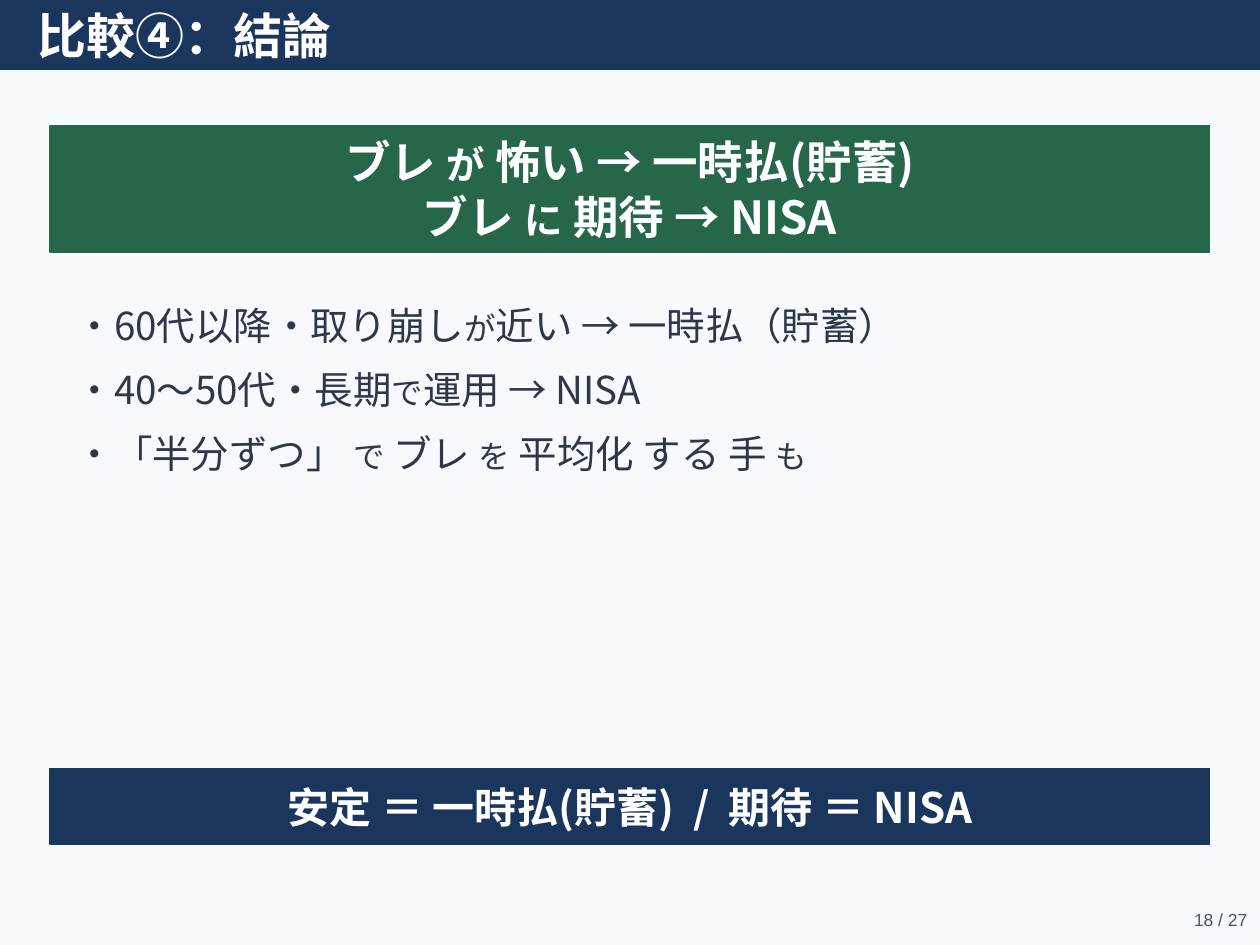
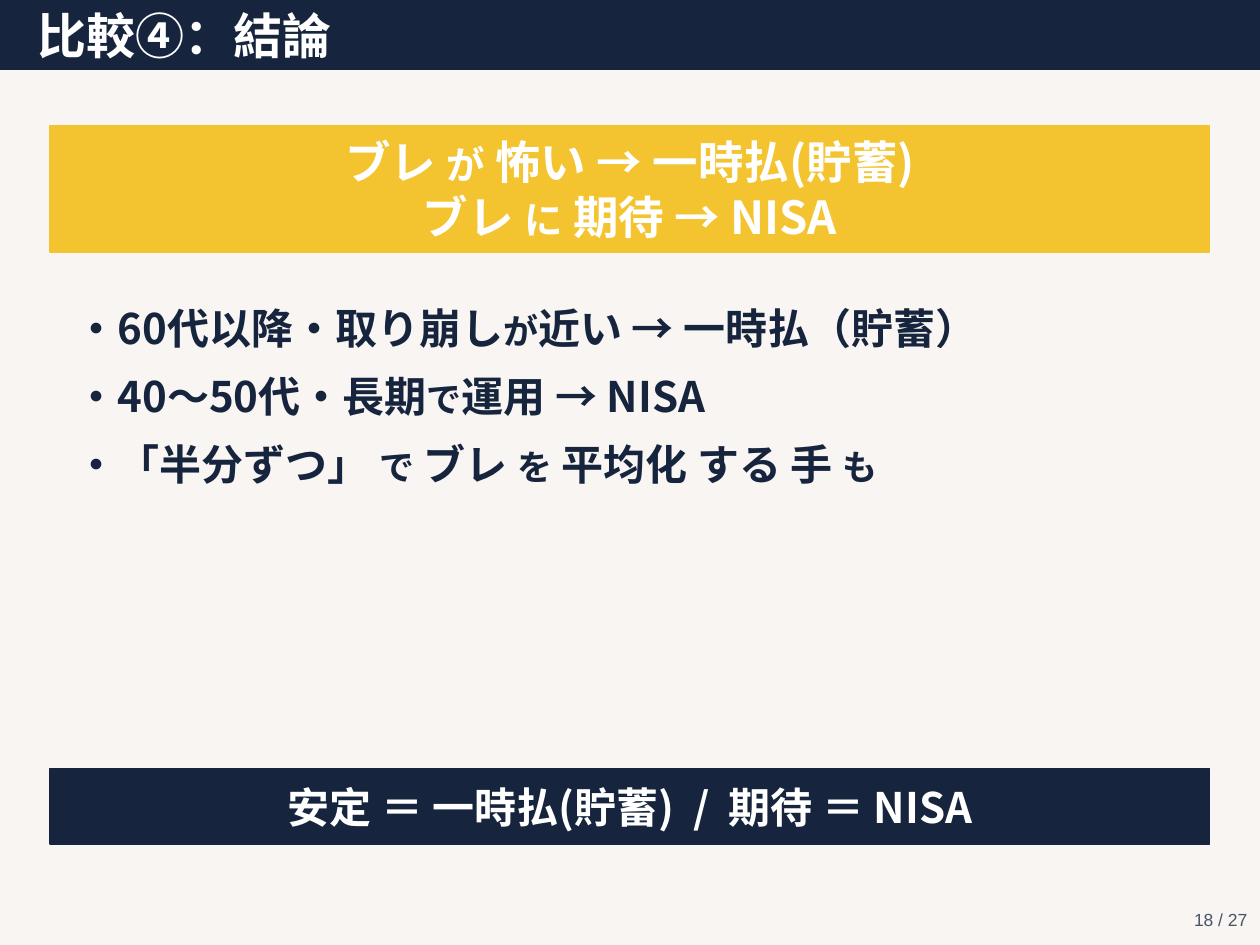
Before and after one commit to love2u2aya/seminar-hoken-vs-nisa, a slide deck: slide 18 of seminar_slides.pptx. Drawn at 1260x945 pixels with LibreOffice and Linux fonts; fonts in the diff are those of the drawing. Boxes give left, top, right and bottom in pixels: in the first picture for what was removed or moved away, otherwise in the second. Text is boxed around its words. In the diff, an @@ line names an element or a change of style, - is before the commit and + after.

Commit message:
デザイン全面リニューアル：Midnight Goldパレット＋2軸マトリクス配色
- カラー：Midnight Goldパレット採用（紺×金基調、シンプル化）
- 商品色：色相=目的（保障=青/貯蓄=黄）×明度=支払方法（一括=濃/毎月=薄）
  - 変額：薄い青 / 保障：濃い青 / NISA：薄い黄 / 貯蓄：濃い黄
- フォント：基本ボールド化＋最低24ptに引き上げ
- タイトルバー・強調ボックスを navy / gold に統一（色数を削減）
- 台本：スライド11.6追加（オルカン直近5年は異常値・モンテカルロで本来のブレを示す）

```diff
--- a/seminar_slides.pptx
+++ b/seminar_slides.pptx
@@ background #F7FAFC to #F8F5F2 @@
@@ rectangle at (0,0,1260,69): fill #1A365D to #16253D; outline #1A365D 1 pt to #16253D 1 pt @@
@@ rectangle at (50,126,1210,252): fill #276749 to #F4C430; outline #276749 1 pt to #F4C430 1 pt @@
@@ text "・60代以降・取り崩しが近い → 一時払（貯蓄）" at (76,308,977,484): size 22 to 24 pt, text colour #2D3748 to #16253D, bold on; size 18 to 20 pt in "・60代以降・取り崩しが近い", "・40〜50代・長期で運用", "で を も" @@
@@ rectangle at (50,769,1210,844): fill #1A365D to #16253D; outline #1A365D 1 pt to #16253D 1 pt @@
```
Also in this commit, not shown: 26 other slides changed, 2 other files.
